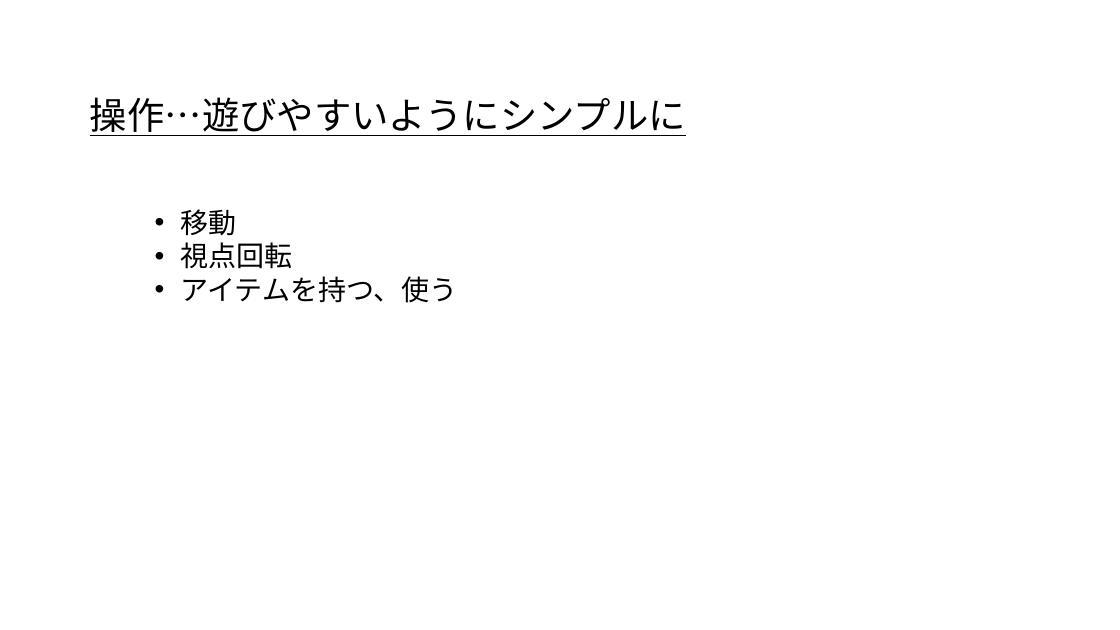
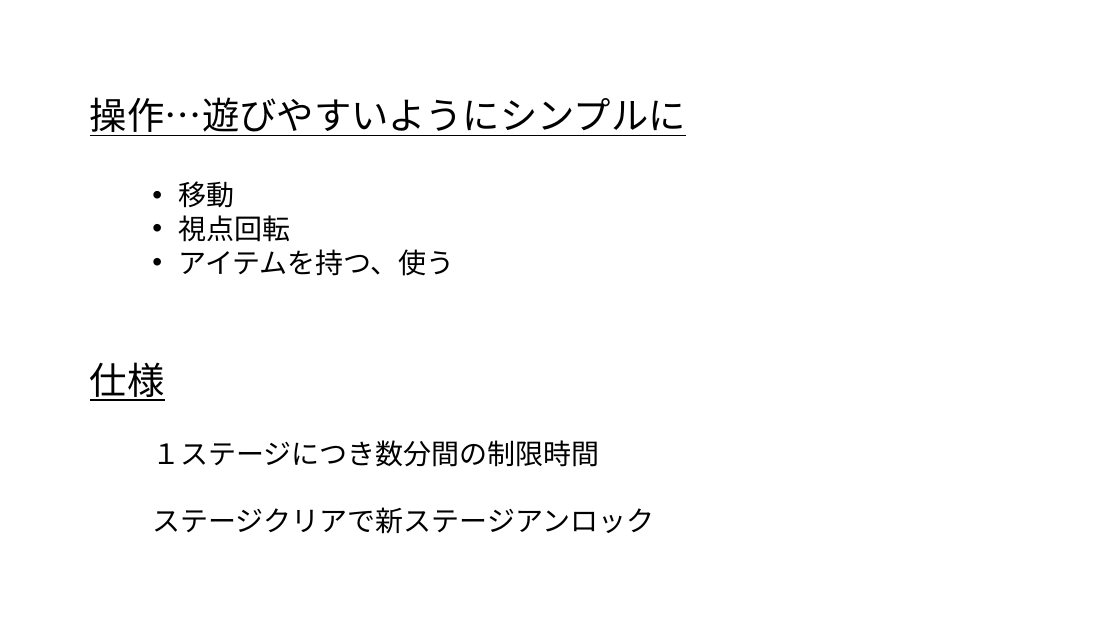
Before and after one commit to soushi1116/Employment, a slide deck: slide 5 of 企画書.pptx. Drawn at 1120x630 pixels with LibreOffice and Linux fonts; fonts in the diff are those of the drawing. Boxes give left, top, right and bottom in pixels: in the first picture for what was removed or moved away, otherwise in the second. Text is boxed around its words. In the diff, an @@ line names an element or a change of style, - is before the commit and + after.

```diff
--- a/企画書.pptx
+++ b/企画書.pptx
@@ text "移動": place and size @@
-text "移動" at <box>181,209,457,303</box>
+text "移動" at <box>179,181,455,276</box>
@@ text added at <box>90,362,165,401</box>, 32 pt, text #000000, underline @@
+仕様
@@ text added at <box>152,440,599,467</box>, 24 pt, text #000000 @@
+１ステージにつき数分間の制限時間
@@ text added at <box>152,507,654,534</box>, 24 pt, text #000000 @@
+ステージクリアで新ステージアンロック
```
Also in this commit, not shown: 3 other slides changed.
